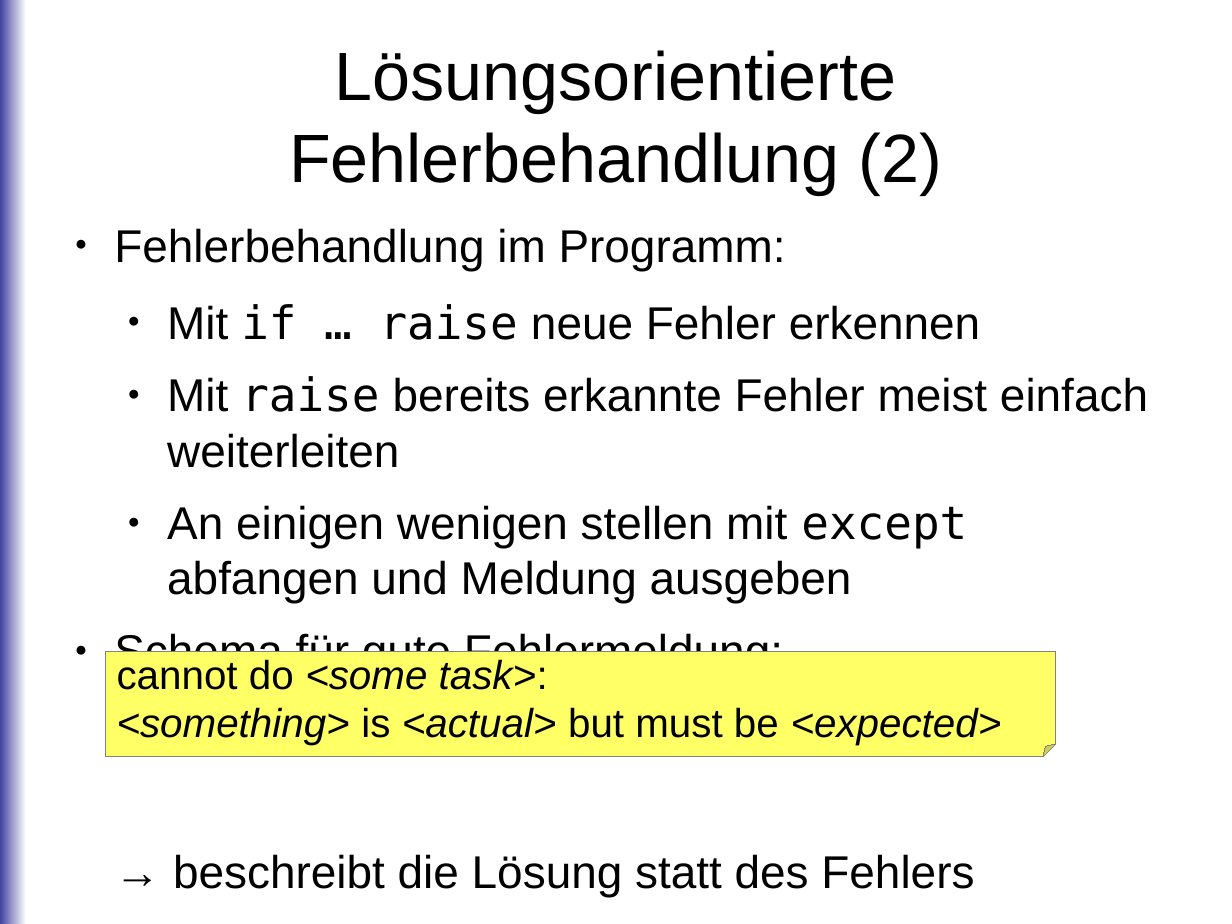
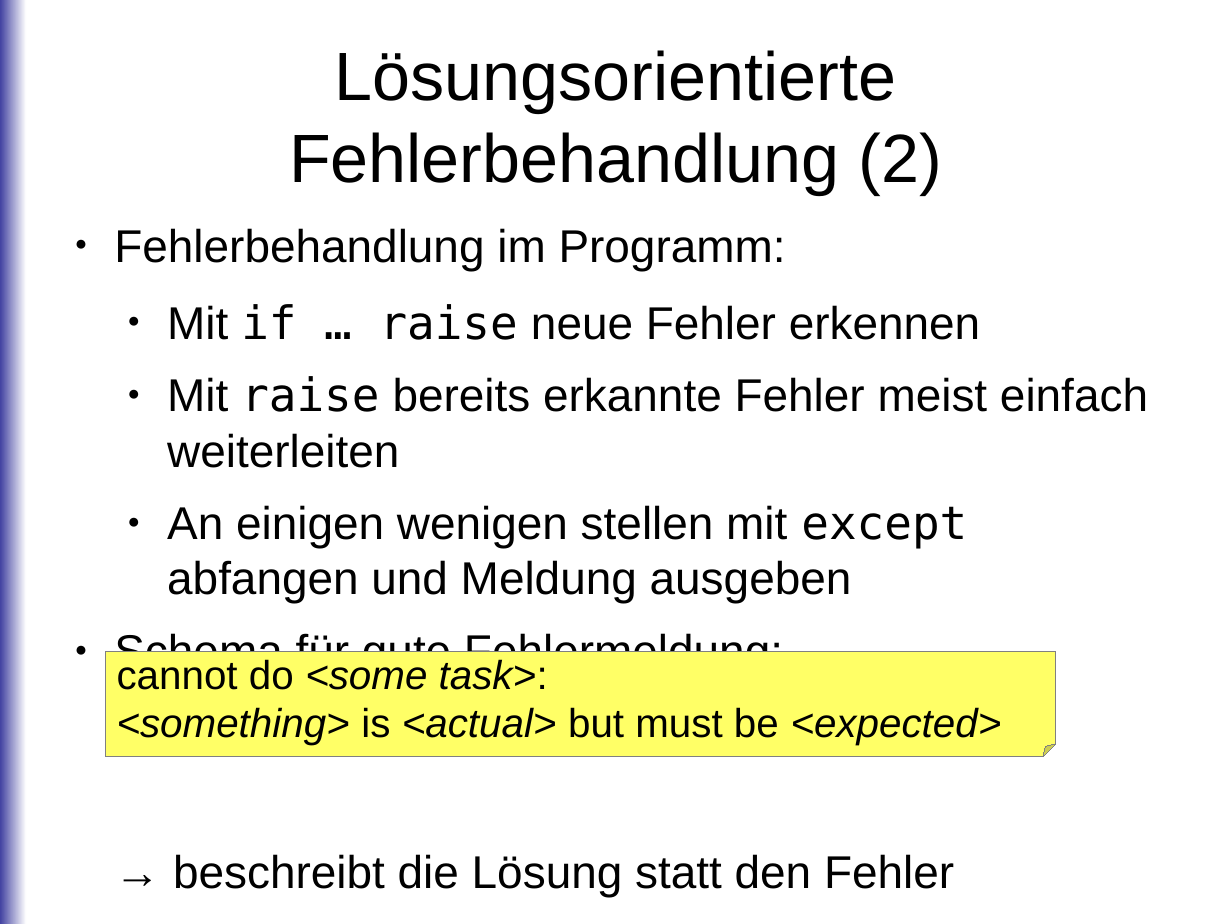
Before and after one commit to roskakori/talks, a slide deck: slide 54 of linuxtage/Loesunsorientierte Fehlerbehandlung.odp. Drawn at 1232x924 pixels with LibreOffice and Linux fonts; fonts in the diff are those of the drawing. Boxes give left, top, right and bottom in pixels: in the first picture for what was removed or moved away, otherwise in the second. Text is boxed around its words. In the diff, an @@ line names an element or a change of style, - is before the commit and + after.

Commit message:
Cleaned up typo.

```diff
--- a/linuxtage/Loesunsorientierte Fehlerbehandlung.odp
+++ b/linuxtage/Loesunsorientierte Fehlerbehandlung.odp
@@ text at [114, 631, 954, 897]: text changed @@
-● Schema für gute Fehlermeldung:
-  → beschreibt die Lösung statt des Fehlers
+● Schema für gute Fehlermeldung:
+  → beschreibt die Lösung statt den Fehler
```
Also in this commit, not shown: 4 other slides changed.
